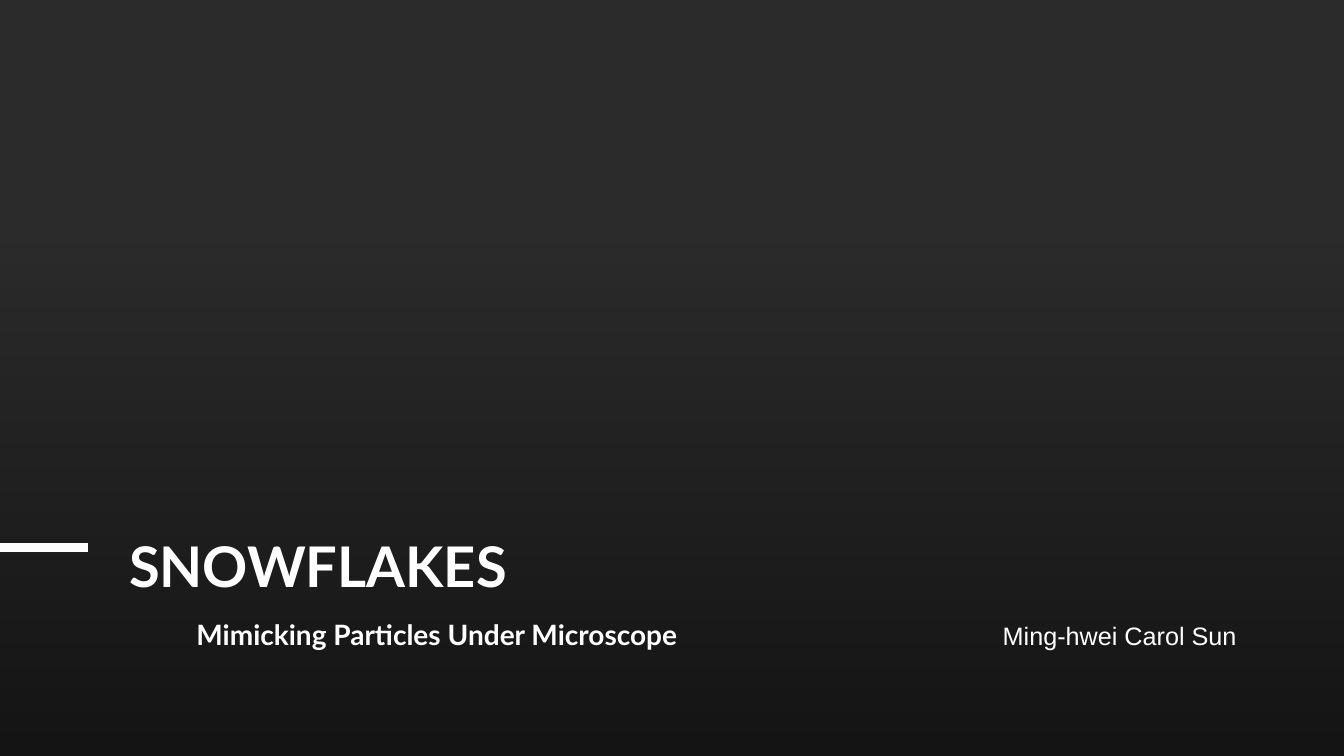
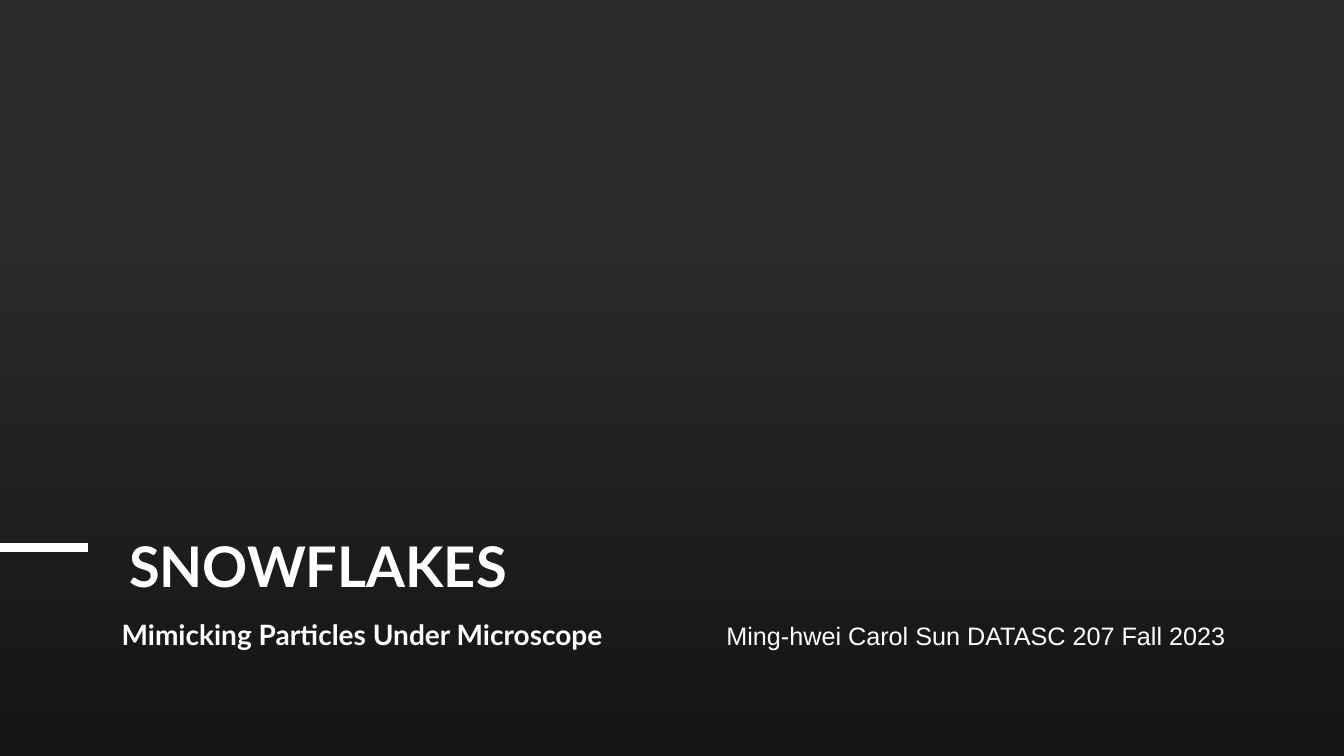
Before and after one commit to mmsuncarol/mids207-proejct, a slide deck: slide 1 of Snowflakes-Final.pptx. Drawn at 1344x756 pixels with LibreOffice and Linux fonts; fonts in the diff are those of the drawing; background and template pictures are left out; a plain dark background stands for a picture behind light text. Boxes give left, top, right and bottom in pixels: in the first picture for what was removed or moved away, otherwise in the second. Text is boxed around its words. In the diff, an @@ line names an element or a change of style, - is before the commit and + after.

```diff
--- a/Snowflakes-Final.pptx
+++ b/Snowflakes-Final.pptx
@@ subtitle at <box>122,624,1225,650</box>: text changed; size 20 to 18 pt; font Lato to Arial; bold off @@
-Mimicking Particles Under Microscope Ming-hwei Carol Sun
+Mimicking Particles Under Microscope Ming-hwei Carol Sun DATASC 207 Fall 2023
```
Also in this commit, not shown: 2 other slides changed.
